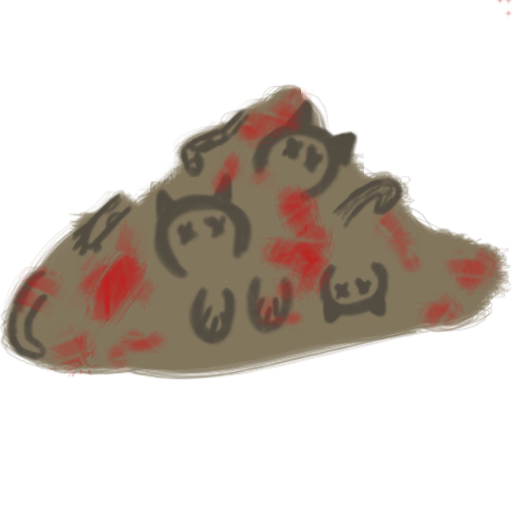
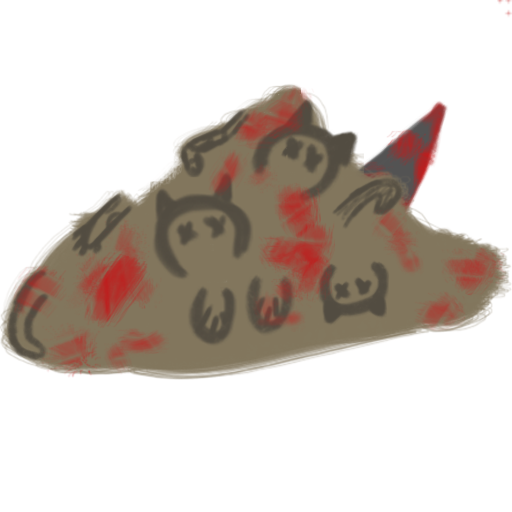
Before/after of a w=512, h=512 layered artwork. What changed in the layer stack:
showed "KnifeEdge" over [226, 100, 448, 283]
